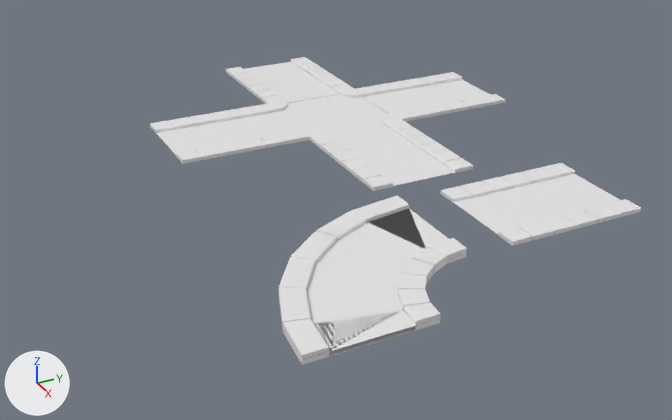
The Blender file streets/Streets.blend: old version first, new version second.
Both versions are drawn from a 50 mm lens placed at (20.47, -12.24, 10.66), pointed at (-0.58, -1.65, -1.21). Every picture has the same lights, and +X, +Y and +Z are marked at lower left. Materials are left out; every surface is plain grey.
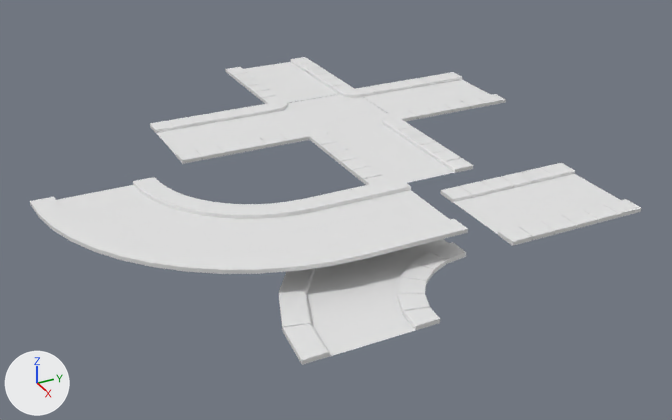
The change, as a list of edits to the scene's bpy script:
```text
Change me_plane_001:
    used by ob_plane_001; location = (4.97, -4.61, -0.12); scale = (1.98, 1.0, 1.0)
    remove me_plane_001.from_pydata(...)  # 264 vertices, 243 faces; spans x -1.65..1.02, y -1.58..3.63, z -0.01..0.1
    add me_plane_001.from_pydata(...)  # 264 vertices, 257 faces; spans x -1.65..1.02, y -1.58..3.63, z -0.01..0.1
    me_plane_001 part 1
    3 faces are deleted
    17 new faces join them
Add me_plane:
    me_plane.from_pydata(...)  # 112 vertices, 119 faces; spans x -2.84..1.0, y -5.43..1.0, z 0.0..0.1
Remove ob_plane_003:
    ob_plane_003 = bpy.data.objects.new('Plane.003', me_plane_013)
    ob_plane_003.location = (4.97, -4.61, 0.0)
    ob_plane_003.scale = (1.98, 1.0, 1.0)
Add ob_streetcurve2:
    ob_streetcurve2 = bpy.data.objects.new('StreetCurve2', me_plane)
    ob_streetcurve2.location = (3.34, -2.37, 0.53)
    ob_streetcurve2.scale = (1.56, 1.35, 1.0)
```

Where the change shows, as pixel boxes (x1, y1, x2, y2) in the pictures (672 x 420 px):
'StreetCurve2', added
    after: (30, 177, 468, 274)
'Plane.003', deleted
    before: (279, 195, 467, 360)
part 1 of me_plane_001, built on
    before: (329, 327, 415, 357)
    after: (307, 239, 449, 357)
